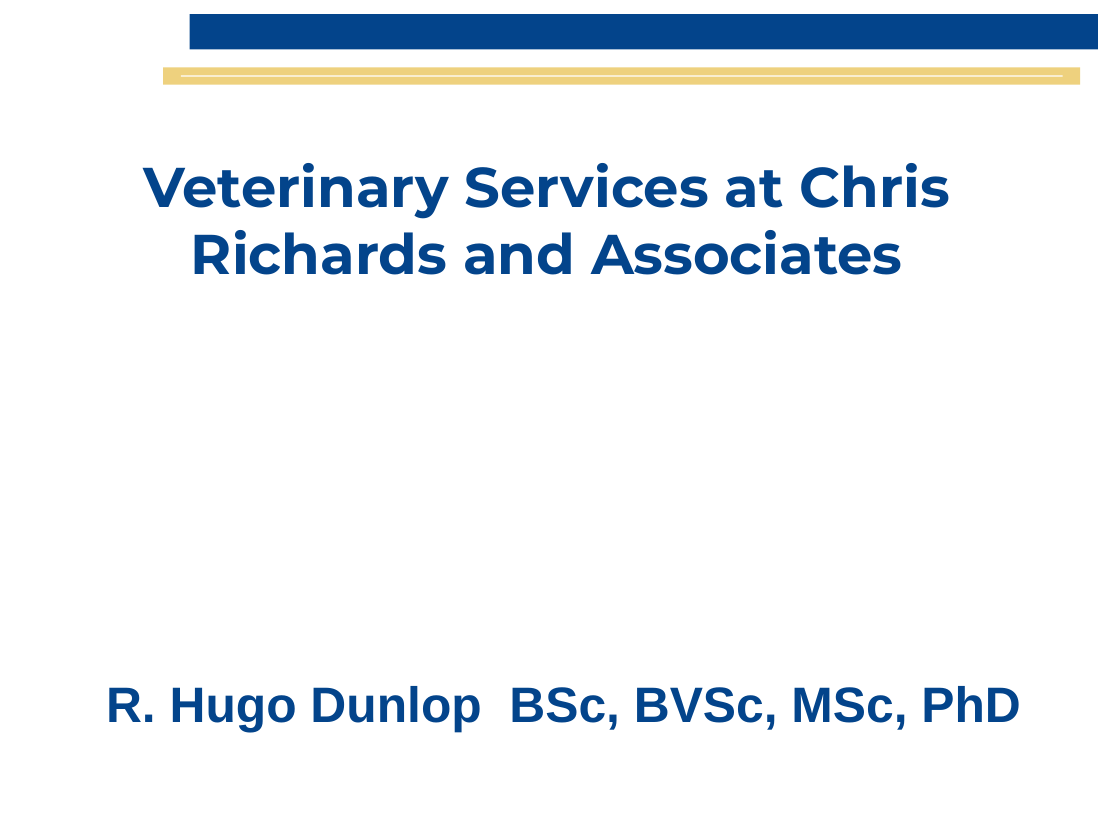
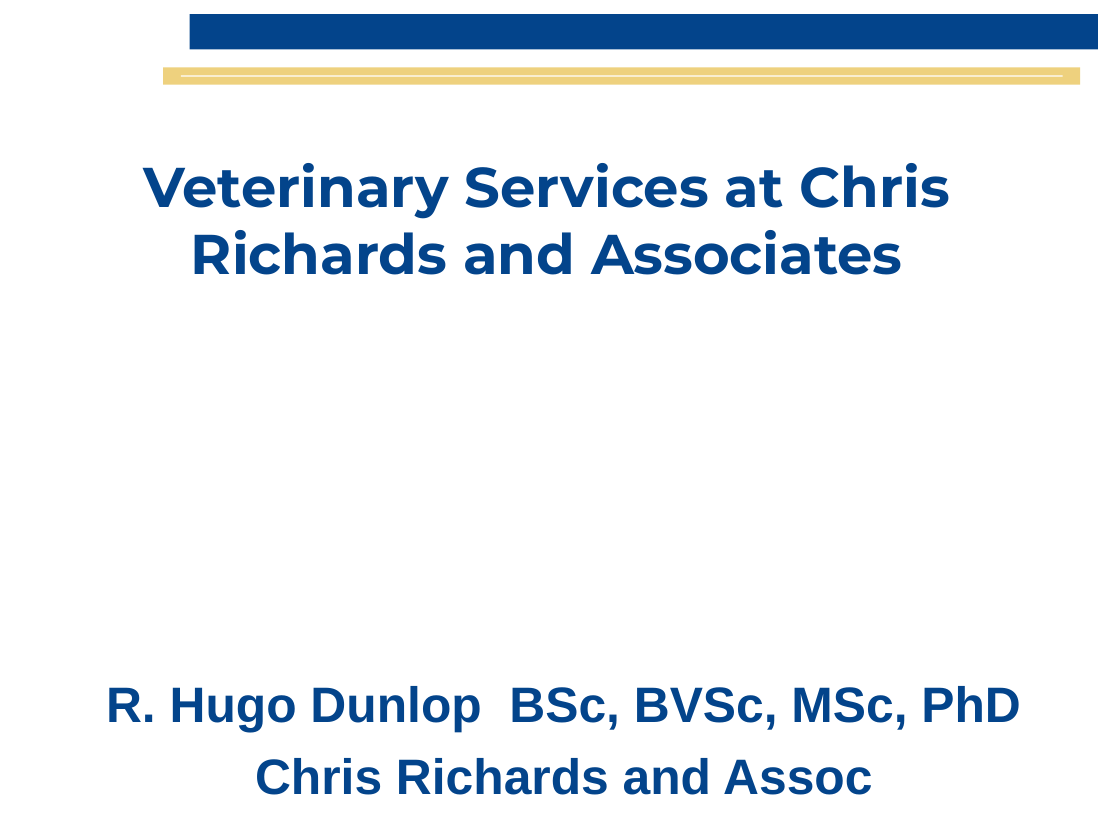
Before and after one commit to rdun2564/Presentations, a slide deck: slide 1 of IowaStateUniversityPresentation - Copy.ppt. Drawn at 1120x840 pixels with LibreOffice and Linux fonts; fonts in the diff are those of the drawing; background and template pictures are left out. Boxes give left, top, right and bottom in pixels: in the first picture for what was removed or moved away, otherwise in the second. Text is boxed around its words. In the diff, an @@ line names an element or a change of style, - is before the commit and + after.

Commit message:
Entered company name

```diff
--- a/IowaStateUniversityPresentation - Copy.ppt
+++ b/IowaStateUniversityPresentation - Copy.ppt
@@ subtitle at (x1=255, y1=758, x2=872, y2=795): paragraph added @@
+Chris Richards and Assoc
```
